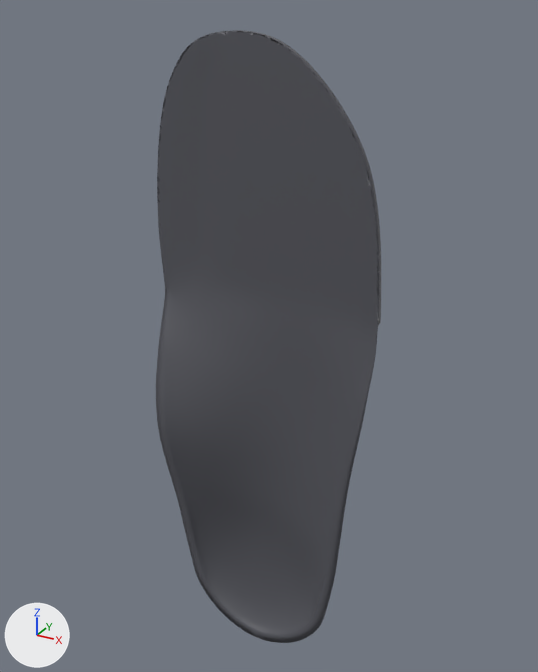
The glTF model models/PAIR-OFFLOAD-1ST_RIGHT.glb, before and after one commit.
One viewpoint serves both versions: a 50 mm lens placed at (156.0, -281.0, 162.0), pointed at (2.0, 0.0, 22.0). Arrows for +X, +Y and +Z are at lower left; the lights stay in place. The picture after the commit comes second.

In view in the first picture: 'geometry_0'.
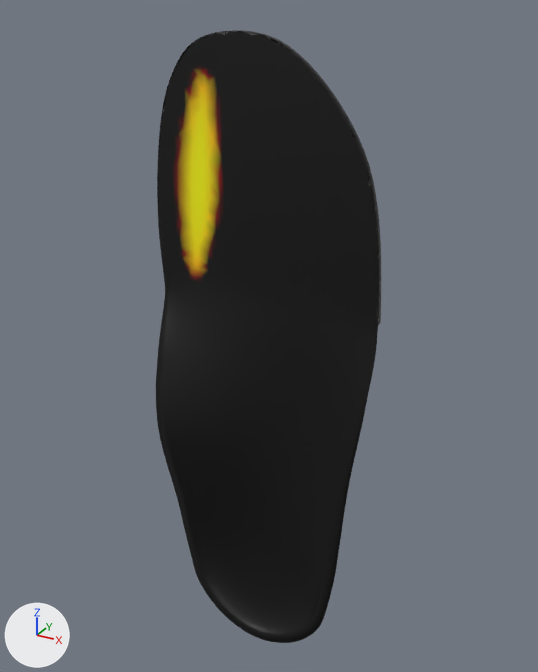
The edits, one by one:
me_geometry_0 has 14000 vertices, 27995 faces and spans x -56.0..56.0, y -24.0..0.0, z -154.0..154.0.
me_geometry_0 is used by ob_geometry_0; location (0.0, 0.0, 0.0).
me_geometry_0 part 1: 27995 faces centred in x -56.0..56.0, y -24.0..0.0, z -154.0..154.0 are repainted in the vertex colours; the middle colour goes from dark grey #55565d to black #000000.

Changed parts and their boxes (x1, y1, x2, y2) in the pictures (538 x 672 px):
part 1 of me_geometry_0, recoloured (dark grey to black): (156, 30, 381, 643) in both
